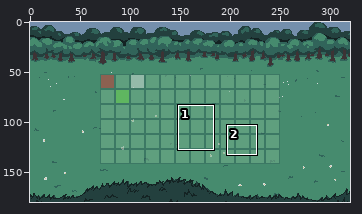
File history of a pixel-art file, assets_raw/background.aseprite. Above, an overview of the earlier version with the close-up marked.
Close-up. Before:
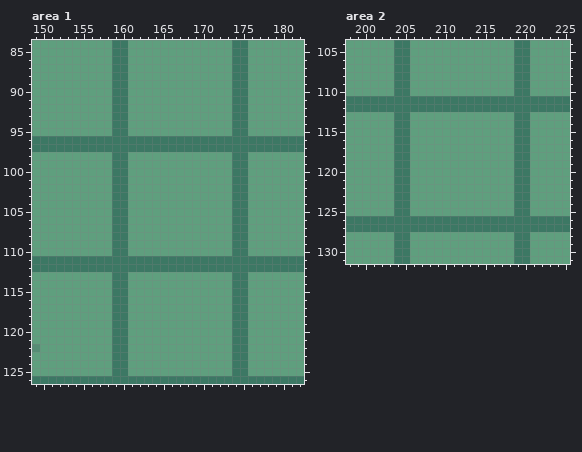
320x180 pixels, 1 frame. Shown: area 1: x 149..182, y 84..126; area 2: x 198..225, y 104..131. The commit also changed other parts of the picture, which this record leaves out.
After the commit:
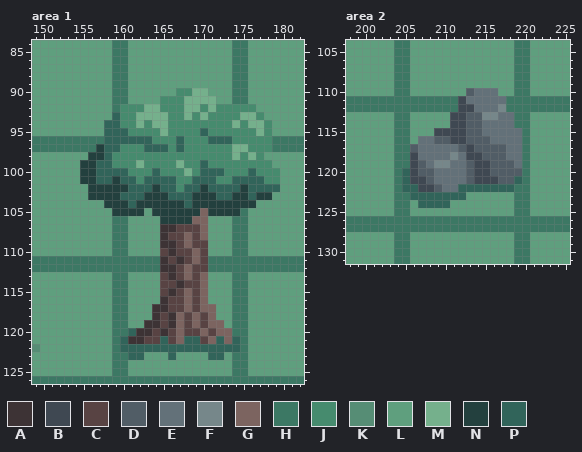
Palette (. is transparent): A #3d3335  B #3f4852  C #584343  D #515d66  E #637179  F #76878a  G #7c6460  H #3c7864  J #468b6e  K #568d75  L #5f9f7e  M #75b08c  N #23403e  P #31645a
Changes in this commit:
layer "Tree" now shown
layer "stone" added
Area 1, layer "Tree":
y 90: x 167..170 LLLL -> JJMM
y 91: x 165..171 LLLLLLL -> JJJMMMM
y 92: x 160..176 HLLLLLLLLLLLLLHHL -> JJJMMJJJMMJMJJJJJ
y 93: x 159..177 HHLLLLLLLLLLLLLHHLL -> PJJMMMMJJMJMJJJJMMJ
y 94: x 158..178 LHHLLLLLLLLLLLLLHHLLL -> PPJJMJMMJJJJJJJJMJMMJ
y 95: x 158..178 LHHLLLLLLLLLLLLLHHLLL -> PPPJJJJMJJJJPJJJJJJMJ
y 96: x 158..178 HHHHHHHHHHHHHHHHHHHHH -> PPPPPPJJJPJJJPPPJJJJJ
y 97: x 157..178 HHHHHHHHHHHHHHHHHHHHHH -> NPPJJJPPPJPJJJJJJMMJJJ
y 98: x 156..177 LLLHHLLLLLLLLLLLLLHHLL -> NNPJJJJJJJJJJJJJJJMJMJ
y 99: x 155..178 LLLLHHLLLLLLLLLLLLLHHLLL -> NNPPJJJMJJJJMJJPJJJJJJJJ
y 100: x 155..179 LLLLHHLLLLLLLLLLLLLHHLLLL -> NNPPPPJJJPJJJMJPPPJJJPJJJ
y 101: x 155..179 LLLLHHLLLLLLLLLLLLLHHLLLL -> NNPPNPPJPPPPJJPPPJJPPPPJJ
y 102: x 156..179 LLLHHLLLLLLLLLLLLLHHLLLL -> NNNNNPPPNPPJPPNPPPPNPPPP
y 103: x 156..178 LLLHHLLLLLLLLLLLLLHHLLL -> NNNNPPPNNNPPPNNNPPNNPNN
y 104: x 158..176 LHHLLLLLLLLLLLLLHHL -> NNNPNNNNNNPNNNNNNNN
y 105: x 159..162 HHLL -> NNNN; x 164..174 LLLLLLLLLLH -> NNNNNNGNNNN
y 106: x 165..170 LLLLLL -> NNNNGG
y 107: x 165..170 LLLLLL -> AACCCG
y 108: x 165..170 LLLLLL -> ACCGCG
y 109: x 165..170 LLLLLL -> AACGCC
y 110: x 165..170 LLLLLL -> CACCGC
y 111: x 165..170 HHHHHH -> ACACGC
y 112: x 165..170 HHHHHH -> AACGCC
y 113: x 165..170 LLLLLL -> CACGCG
y 114: x 165..170 LLLLLL -> CCACCG
y 115: x 165..170 LLLLLL -> CACGCG
y 116: x 165..170 LLLLLL -> ACCGCG
y 117: x 164..171 LLLLLLLL -> AACCGCGG
y 118: x 164..171 LLLLLLLL -> ACAGCGCG
y 119: x 163..172 LLLLLLLLLL -> AACAGCGCGG
y 120: x 161..173 LLLLLLLLLLLLL -> PAACACGCCGCGG
y 121: x 160..174 HLLLLLLLLLLLLLH -> PAACCPCGPPCGPGP
y 122: x 160..174 HLLLLLLLLLLLLLH -> PPPPPPPPPPPPPPP
y 123: x 161..162 LL -> PP; x 166 L -> P; x 171..172 LL -> PP
Area 2, layer "stone":
y 110: x 213..216 LLLL -> DEEE
y 111: x 212..217 HHHHHH -> BEEEEE
y 112: x 212..217 HHHHHH -> BBEEEF
y 113: x 211..218 LLLLLLLL -> BBDDFFEE
y 114: x 211..218 LLLLLLLL -> BBDDEEEE
y 115: x 209..219 LLLLLLLLLLH -> BBBBDDEEEEE
y 116: x 207..219 LLLLLLLLLLLLH -> EEDDBBDDDEEEE
y 117: x 206..219 LLLLLLLLLLLLLH -> DEEEEEDBDDDDEE
y 118: x 206..219 LLLLLLLLLLLLLH -> BEEEEFEBBDDDEE
y 119: x 206..219 LLLLLLLLLLLLLH -> BDEFFEEDBBDDDE
y 120: x 205..219 HLLLLLLLLLLLLLH -> PBDDEEEEDBBDDDD
y 121: x 205..219 HLLLLLLLLLLLLLH -> PBBDEEEEDBBBDDP
y 122: x 205..218 HLLLLLLLLLLLLL -> PPBBDEEPPPPPPP
y 123: x 206..212 LLLLLLL -> PPPPPPP
y 124: x 207..210 LLLL -> PPPP
Boxes around the changes in both close-ups, in picture pixels (x1, y1, x2, y2):
changed: (80, 88, 280, 360)
changed: (402, 88, 522, 208)
